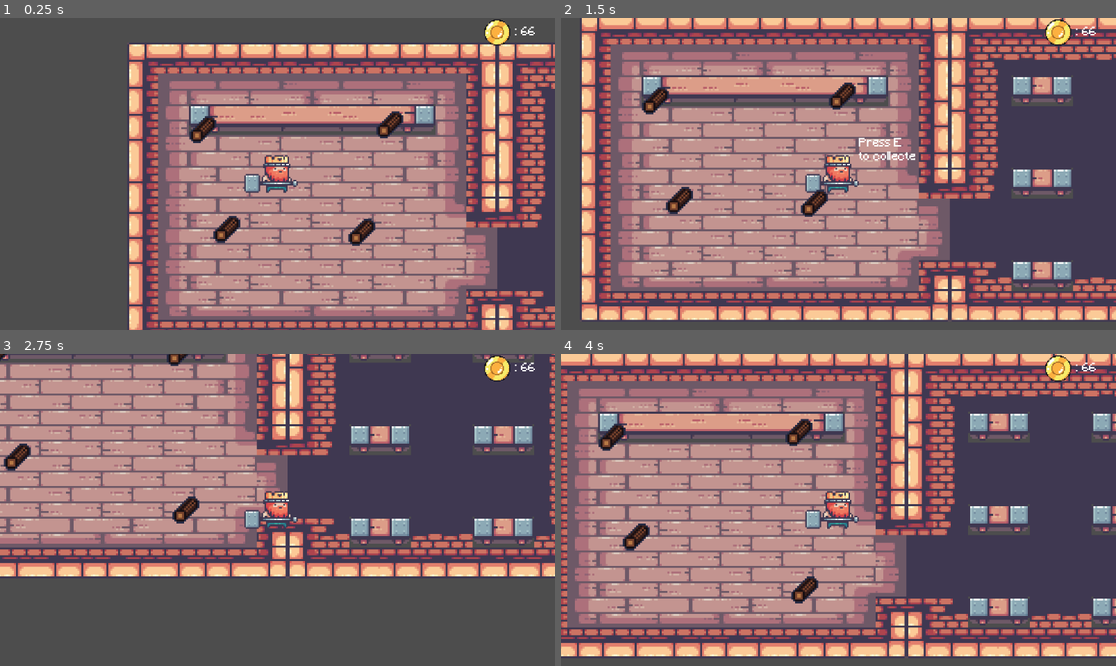
Above: before the commit, frames 1-4 (two rows, left to right).
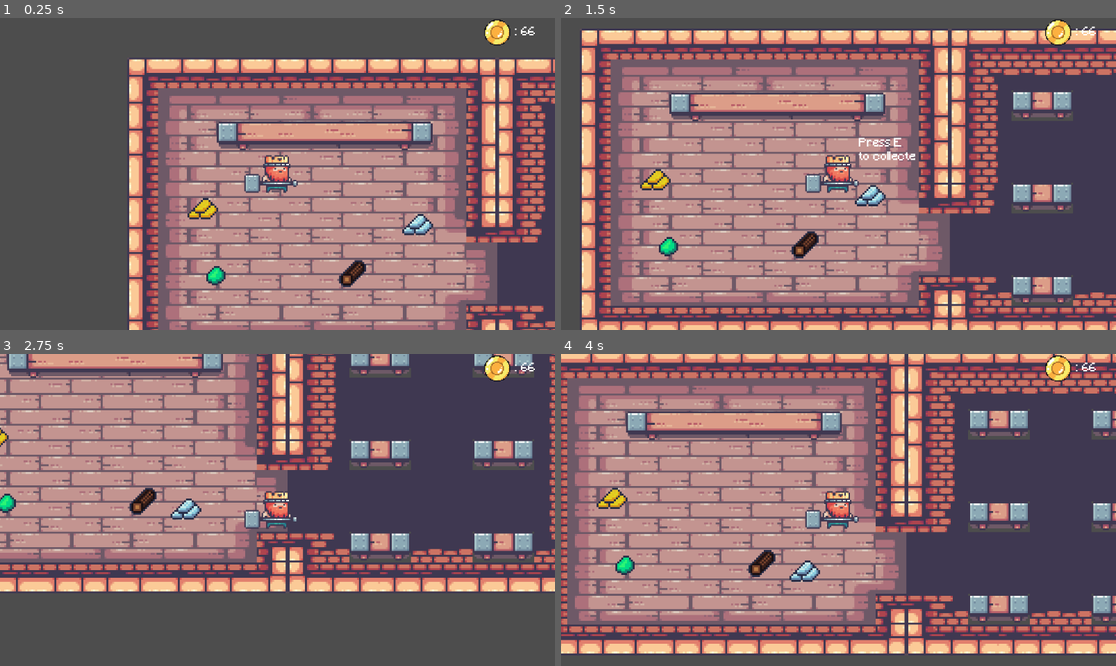
Above: after the commit, the same moments.

Repository: gogolum/GameJam2023
Game: Godot game, scene res://Scene/Main/main_level.tscn
Two runs of this game, one before a commit and one after it. Both use one fixed random seed, a clock stepped at 60 frames per second and the inputs below.
Inputs:
- Up to frame 1 (0.25 s): no input
- Up to frame 2 (1.5 s): tap Enter at 0.5 s; hold D (right) 0.53-1.28 s; tap E (interact) at 0.6 s; tap Space (craft, bound only after the commit) at 0.8, 1.35 s; hold S (down) from 1.28 s (still down)
- Up to frame 3 (2.75 s): tap E (interact) at 1.55, 2.1 s; release S (down) at 2.03 s; hold D (right) from 2.03 s (still down); tap Space (craft, bound only after the commit) at 2.3 s
- Up to frame 4 (4 s): release D (right) at 2.78 s; hold W (up) 2.78-3.53 s; tap Space (craft, bound only after the commit) at 2.85, 3.8 s; tap E (interact) at 3.05, 3.6 s; hold A (left) from 3.53 s (still down)

The runs differ from the first frame. In frame 1, 36% of the frame differs, in the area x 22-100%, y 8-100%; in frame 2, 49%, in the area x 3-100%, y 0-100%; in frame 3, 32%; in frame 4, 37%.

Commit message:
crafting system !

Diff:
--- /dev/null
+++ b/Node2D.gd
@@ -0,0 +1,11 @@
+extends Node2D
+
+
+# Called when the node enters the scene tree for the first time.
+func _ready():
+	pass # Replace with function body.
+
+
+# Called every frame. 'delta' is the elapsed time since the previous frame.
+func _process(delta):
+	pass
--- /dev/null
+++ b/Scene/CraftingBench/crafting_bench.tscn
@@ -0,0 +1,119 @@
+[gd_scene load_steps=8 format=3 uid="uid://bf5j02fbfyxq"]
+
+[ext_resource type="Script" path="res://Scene/Main/CraftingBenchArea.gd" id="1_xf8vj"]
+[ext_resource type="Texture2D" uid="uid://jtcttfod6hjc" path="res://Art/Sprites/14-TileSets/Decorations (32x32).png" id="2_2lc40"]
+[ext_resource type="FontFile" path="res://Art/Minecraft.ttf" id="3_rrvqa"]
+
+[sub_resource type="TileSetAtlasSource" id="TileSetAtlasSource_4o2l8"]
+texture = ExtResource("2_2lc40")
+2:2/0 = 0
+3:2/0 = 0
+4:2/0 = 0
+5:2/0 = 0
+6:2/0 = 0
+7:2/0 = 0
+8:2/0 = 0
+9:2/0 = 0
+10:2/0 = 0
+11:2/0 = 0
+2:3/0 = 0
+3:3/0 = 0
+2:4/0 = 0
+3:4/0 = 0
+4:4/0 = 0
+5:4/0 = 0
+6:4/0 = 0
+7:4/0 = 0
+8:4/0 = 0
+9:4/0 = 0
+10:4/0 = 0
+11:4/0 = 0
+2:5/0 = 0
+3:5/0 = 0
+2:6/0 = 0
+3:6/0 = 0
+4:6/0 = 0
+5:6/0 = 0
+6:6/0 = 0
+8:6/0 = 0
+9:6/0 = 0
+10:6/0 = 0
+2:7/0 = 0
+3:7/0 = 0
+4:7/0 = 0
+5:7/0 = 0
+6:7/0 = 0
+7:7/0 = 0
+8:7/0 = 0
+9:7/0 = 0
+10:7/0 = 0
+11:7/0 = 0
+2:8/0 = 0
+3:8/0 = 0
+4:8/0 = 0
+5:8/0 = 0
+6:8/0 = 0
+7:8/0 = 0
+8:8/0 = 0
+9:8/0 = 0
+10:8/0 = 0
+11:8/0 = 0
+2:9/0 = 0
+3:9/0 = 0
+4:9/0 = 0
+5:9/0 = 0
+6:9/0 = 0
+7:9/0 = 0
+8:9/0 = 0
+9:9/0 = 0
+10:9/0 = 0
+11:9/0 = 0
+
+[sub_resource type="TileSet" id="TileSet_hbw8g"]
+sources/0 = SubResource("TileSetAtlasSource_4o2l8")
+
+[sub_resource type="RectangleShape2D" id="RectangleShape2D_v6f31"]
+size = Vector2(110.75, 10)
+
+[sub_resource type="LabelSettings" id="LabelSettings_8jykq"]
+font = ExtResource("3_rrvqa")
+
+[node name="CraftingBench" type="Node2D"]
+script = ExtResource("1_xf8vj")
+
+[node name="TileMap" type="TileMap" parent="."]
+tile_set = SubResource("TileSet_hbw8g")
+format = 2
+layer_0/tile_data = PackedInt32Array(0, 262144, 4, 6, 589824, 4, 4, 458752, 4, 5, 524288, 4, 2, 458752, 4, 3, 524288, 4, 1, 327680, 4)
+
+[node name="StaticBody2D" type="StaticBody2D" parent="."]
+
+[node name="CollisionShape2D2" type="CollisionShape2D" parent="StaticBody2D"]
+position = Vector2(55, 5)
+shape = SubResource("RectangleShape2D_v6f31")
+
+[node name="CraftingBenchArea" type="Area2D" parent="."]
+position = Vector2(386, 148)
+collision_layer = 8
+collision_mask = 10
+
+[node name="CollisionShape2D" type="CollisionShape2D" parent="CraftingBenchArea"]
+position = Vector2(-330, -143)
+shape = SubResource("RectangleShape2D_v6f31")
+
+[node name="PrimaryPick_Up" type="Marker2D" parent="."]
+position = Vector2(24, 5)
+
+[node name="SecondaryPick_Up" type="Marker2D" parent="."]
+position = Vector2(56, 5)
+
+[node name="TertiaryPick_Up" type="Marker2D" parent="."]
+position = Vector2(91, 5)
+
+[node name="CanCraft" type="Label" parent="."]
+offset_left = 15.0
+offset_top = -14.0
+offset_right = 192.0
+offset_bottom = 9.0
+scale = Vector2(0.5, 0.5)
+label_settings = SubResource("LabelSettings_8jykq")
--- a/Scene/Main/CraftingBenchArea.gd
+++ b/Scene/Main/CraftingBenchArea.gd
@@ -1,24 +1,47 @@
-extends Area2D
+extends Node2D
 
 var objects_on_table = []
+@onready var area = $CraftingBenchArea
+var canCraft = false
+var items = [[[[0],[1],[2]],[[3],[4],[5]], [[6],[7],[8]]], [[[9],[10],[11]], [[12],[13],[14]], [[15],[16],[17]]], [[[18],[19],[20]], [[21],[22],[23]], [[24],[25],[26]]]]
+var materials = []
 
 func _ready():
-	pass # Replace with function body.
+	pass
 
 func _process(delta):
-	check_objects()
+	if Input.is_action_just_pressed("interact"):
+		materials = check_objects()
 
+	if Input.is_action_just_pressed("craft") and canCraft == true:
+		craft(materials[0], materials[1], materials[2])
+		canCraft = false
 
 func check_objects():
 	var prim : Area2D
 	var sec : Area2D
 	var ter : Area2D
-	objects_on_table = get_overlapping_areas()
-	for elements in objects_on_table:
-		if elements.itemType == 1:
-			prim = elements
-		elif elements.itemType == 2:
-			sec = elements
-		else :
-			ter = elements
-	print(prim, sec, ter)
+	objects_on_table = area.get_overlapping_areas()
+	for element in objects_on_table:
+		print(element.itemType)
+		if element.itemType == 1 and prim == null:
+			prim = element
+			element.position = $PrimaryPick_Up.global_position
+		if element.itemType == 2 and sec == null:
+			sec = element
+			element.position = $SecondaryPick_Up.global_position
+		if element.itemType == 3 and ter == null:
+			ter = element
+			element.position = $TertiaryPick_Up.global_position
+
+	if prim != null and sec != null and ter != null:
+		$CanCraft.text = "Press space to craft !"
+		canCraft = true
+	return [prim,sec,ter]
+
+func craft(primary, secondary, tersiary):
+	var num = 0
+	num = items[primary.itemLevel - 1][secondary.itemLevel - 1][tersiary.itemLevel - 1]
+	$CanCraft.text = str(num)
+	#print(primary, secondary, tersiary)
+	#print(primary.itemQuality - 1, secondary.itemQuality - 1, tersiary.itemQuality - 1 )
--- a/Scene/Main/main_level.tscn
+++ b/Scene/Main/main_level.tscn
@@ -1,11 +1,11 @@
-[gd_scene load_steps=11 format=3 uid="uid://db7tnw8hyendc"]
+[gd_scene load_steps=10 format=3 uid="uid://db7tnw8hyendc"]
 
 [ext_resource type="Texture2D" uid="uid://dgbbji4hl20mr" path="res://Art/Sprites/14-TileSets/Terrain (32x32).png" id="1_jsdwy"]
 [ext_resource type="PackedScene" uid="uid://tbiirjlkmisb" path="res://Scene/Player/player.tscn" id="2_oyxva"]
 [ext_resource type="Texture2D" uid="uid://jtcttfod6hjc" path="res://Art/Sprites/14-TileSets/Decorations (32x32).png" id="2_tt3ku"]
 [ext_resource type="PackedScene" uid="uid://bskbb0eymhkb6" path="res://Scene/PickUp/pick_up.tscn" id="4_u1rgs"]
 [ext_resource type="PackedScene" uid="uid://dx3h6h2l8ib8g" path="res://Scene/UI/ui.tscn" id="5_m0tf3"]
-[ext_resource type="Script" path="res://Scene/Main/CraftingBenchArea.gd" id="5_vptbv"]
+[ext_resource type="PackedScene" uid="uid://bf5j02fbfyxq" path="res://Scene/CraftingBench/crafting_bench.tscn" id="6_2rng3"]
 
 [sub_resource type="TileSetAtlasSource" id="TileSetAtlasSource_23ygp"]
 texture = ExtResource("1_jsdwy")
@@ -1427,18 +1427,20 @@
 sources/0 = SubResource("TileSetAtlasSource_23ygp")
 sources/1 = SubResource("TileSetAtlasSource_ir4ot")
 
-[sub_resource type="RectangleShape2D" id="RectangleShape2D_8nubi"]
-size = Vector2(503, 40)
-
 [node name="MainLevel" type="Node2D"]
 
 [node name="Background" type="Node2D" parent="."]
 
 [node name="TileMap" type="TileMap" parent="Background"]
+position = Vector2(0, 31)
 scale = Vector2(4, 4)
 tile_set = SubResource("TileSet_a65bw")
 format = 2
-layer_0/tile_data = PackedInt32Array(0, 131072, 10, 1, 19660 …(942 unchanged characters)… 131072, 18, 524289, 131072, 19, 131074, 262145, 4, 196610, 196608, 16, 262146, 196608, 17, 327682, 196608, 18, 131075, 458753, 4, 196611, 262144, 16, 262147, 262144, 17, 327683, 262144, 18, 131076, 458753, 4, 196612, 327680, 16, 262148, 327680, 17, 327684, 327680, 18, 131077, 524289, 268435460, 196613, 262144, 16, 262149, 262144, 17, 327685, 262144, 18, 131078, 524289, 4, 196614, 327680, 16, 262150, 327680, 17, 327686, 327680, 18, 131079, 458753, 4, 196615, 262144, 16, 262151, 262144, 17, 327687, 262144, 18, 131080, 524289, 4, 196616, 327680, 16, 262152, 327680, 17, 327688, 327680, 18, 131081, 589825, 4, 196617, 393216, 16, 262153, 393216, 17 …(2587 unchanged characters)…
+layer_0/tile_data = PackedInt32Array(0, 131072, 10, 1, 19660 …(942 unchanged characters)… 131072, 18, 524289, 131072, 19, 131074, 196608, 15, 196610, 196608, 16, 262146, 196608, 17, 327682, 196608, 18, 131075, 262144, 15, 196611, 262144, 16, 262147, 262144, 17, 327683, 262144, 18, 131076, 327680, 15, 196612, 327680, 16, 262148, 327680, 17, 327684, 327680, 18, 131077, 262144, 15, 196613, 262144, 16, 262149, 262144, 17, 327685, 262144, 18, 131078, 327680, 15, 196614, 327680, 16, 262150, 327680, 17, 327686, 327680, 18, 131079, 262144, 15, 196615, 262144, 16, 262151, 262144, 17, 327687, 262144, 18, 131080, 327680, 15, 196616, 327680, 16, 262152, 327680, 17, 327688, 327680, 18, 131081, 393216, 15, 196617, 393216, 16, 262153, 393216, 17 …(2587 unchanged characters)…
+
+[node name="CraftingBench" parent="." instance=ExtResource("6_2rng3")]
+position = Vector2(186, 164)
+scale = Vector2(4, 4)
 
 [node name="ItemList" type="Node2D" parent="."]
 
@@ -1451,31 +1453,15 @@
 [node name="Camera2D" type="Camera2D" parent="Entities/Player"]
 
 [node name="PickUp" parent="." instance=ExtResource("4_u1rgs")]
-position = Vector2(487, 394)
+position = Vector2(468, 480)
 
 [node name="PickUp2" parent="." instance=ExtResource("4_u1rgs")]
-position = Vector2(545, 171)
+position = Vector2(603, 380)
 
 [node name="PickUp3" parent="." instance=ExtResource("4_u1rgs")]
-position = Vector2(207, 388)
+position = Vector2(184, 484)
 
 [node name="PickUp4" parent="." instance=ExtResource("4_u1rgs")]
-position = Vector2(157, 181)
+position = Vector2(157, 347)
 
 [node name="UI" parent="." instance=ExtResource("5_m0tf3")]
-
-[node name="CraftingBench" type="Node2D" parent="."]
-
-[node name="StaticBody2D" type="StaticBody2D" parent="CraftingBench"]
-
-[node name="CollisionShape2D2" type="CollisionShape2D" parent="CraftingBench/StaticBody2D"]
-position = Vector2(383, 149)
-shape = SubResource("RectangleShape2D_8nubi")
-
-[node name="CraftingBenchArea" type="Area2D" parent="CraftingBench"]
-position = Vector2(386, 148)
-script = ExtResource("5_vptbv")
-
-[node name="CollisionShape2D" type="CollisionShape2D" parent="CraftingBench/CraftingBenchArea"]
-position = Vector2(-0.5, 1)
-shape = SubResource("RectangleShape2D_8nubi")
--- a/Scene/PickUp/pick_up.gd
+++ b/Scene/PickUp/pick_up.gd
@@ -2,7 +2,6 @@
 
 var spriteId: int
 var names_mat = ["Wood","Leather","Fabric","Coal","Iron","Gold","Amethyst","Emerald","Diamond"]
-var names_item = [[[]]]
 var itemLevel: int
 var itemQuality: int
 var itemType : int
@@ -13,11 +12,11 @@
 	itemLevel = spriteId % 3 + 1
 	name = names_mat[spriteId]
 	if spriteId < 3:
-		itemQuality = 1
-	elif spriteId > 2:
-		itemQuality = 2
+		itemType = 1
+	elif spriteId > 2 and spriteId < 6:
+		itemType = 2
 	else :
-		itemQuality = 3
-	#$AnimatedSprite2D.frame = spriteId
+		itemType = 3
+	$AnimatedSprite2D.frame = spriteId
 	#$Name.text = name
 	#$quality.text = str(itemLevel) + "   " + str(itemQuality)
--- a/Scene/PickUp/pick_up.tscn
+++ b/Scene/PickUp/pick_up.tscn
@@ -275,7 +275,8 @@
 size = Vector2(64, 64)
 
 [node name="PickUp" type="Area2D" groups=["PickUpGrp"]]
-collision_layer = 2
+collision_layer = 10
+collision_mask = 9
 script = ExtResource("1_01j88")
 
 [node name="AnimatedSprite2D" type="AnimatedSprite2D" parent="."]
--- a/Scene/Player/player.tscn
+++ b/Scene/Player/player.tscn
@@ -196,7 +196,7 @@
 }
 
 [sub_resource type="RectangleShape2D" id="RectangleShape2D_fyluw"]
-size = Vector2(20, 6)
+size = Vector2(20, 8)
 
 [sub_resource type="CircleShape2D" id="CircleShape2D_pn4mb"]
 radius = 15.1327
@@ -221,7 +221,7 @@
 }
 
 [node name="CollisionShape2D" type="CollisionShape2D" parent="."]
-position = Vector2(0, 10)
+position = Vector2(0, 9)
 shape = SubResource("RectangleShape2D_fyluw")
 metadata/_edit_lock_ = true
 
--- a/project.godot
+++ b/project.godot
@@ -42,6 +42,11 @@
 "events": [Object(InputEventKey,"resource_local_to_scene":false,"resource_name":"","device":-1,"window_id":0,"alt_pressed":false,"shift_pressed":false,"ctrl_pressed":false,"meta_pressed":false,"pressed":false,"keycode":0,"physical_keycode":69,"key_label":0,"unicode":101,"echo":false,"script":null)
 ]
 }
+craft={
+"deadzone": 0.5,
+"events": [Object(InputEventKey,"resource_local_to_scene":false,"resource_name":"","device":-1,"window_id":0,"alt_pressed":false,"shift_pressed":false,"ctrl_pressed":false,"meta_pressed":false,"pressed":false,"keycode":0,"physical_keycode":32,"key_label":0,"unicode":32,"echo":false,"script":null)
+]
+}
 
 [layer_names]
 
